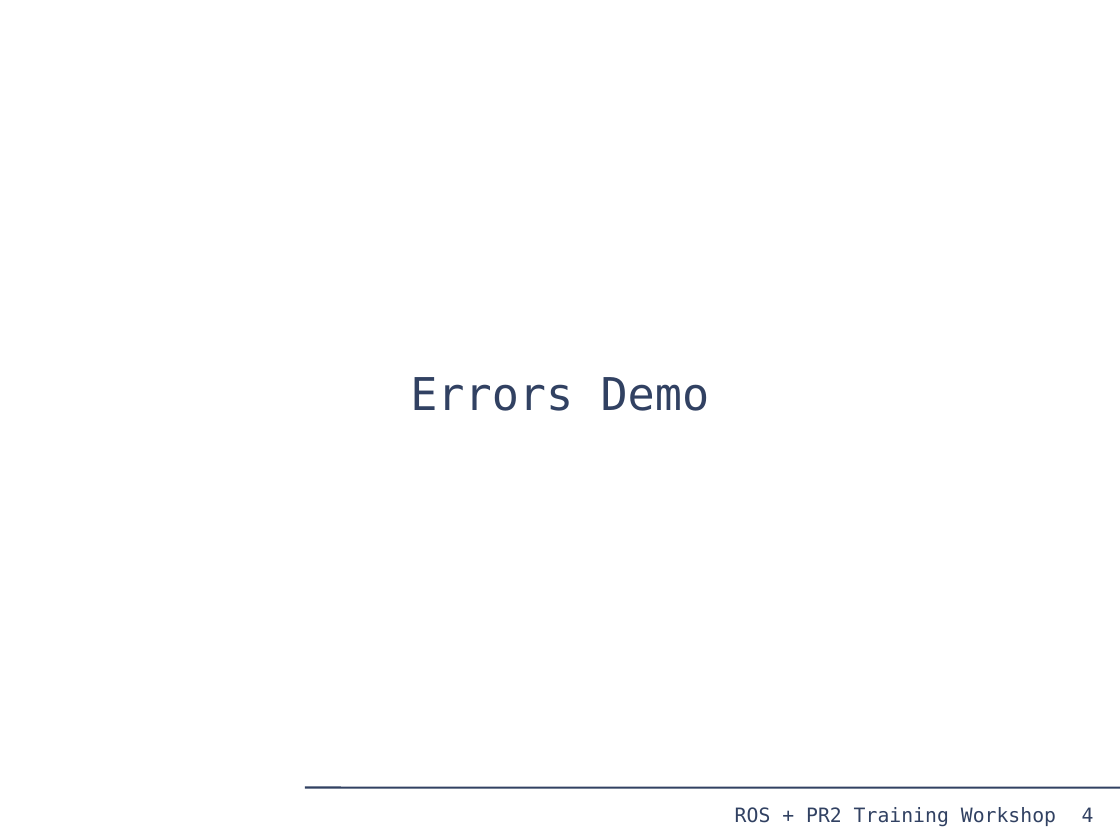
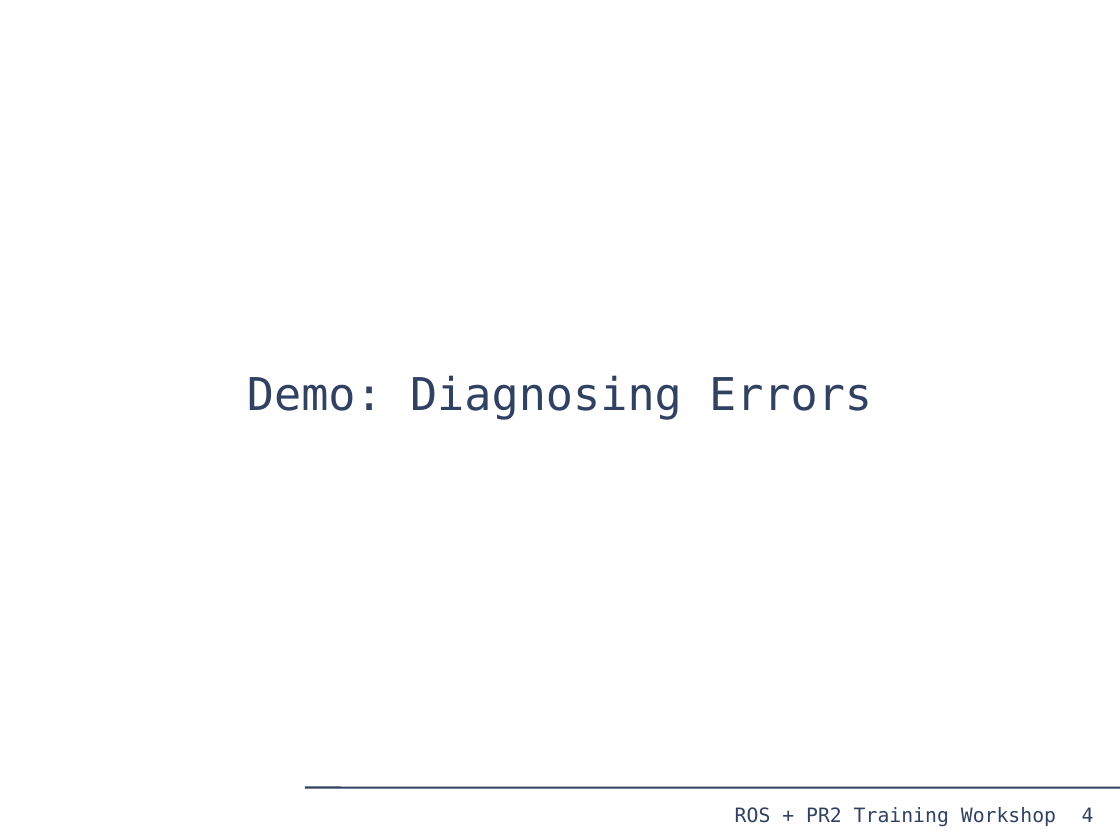
Before and after one commit to PR2/pr2_docs, a slide deck: slide 4 of pr2_training_workshop/rviz/rviz.odp. Drawn at 1120x840 pixels with LibreOffice and Linux fonts; fonts in the diff are those of the drawing. Boxes give left, top, right and bottom in pixels: in the first picture for what was removed or moved away, otherwise in the second. Text is boxed around its words. In the diff, an @@ line names an element or a change of style, - is before the commit and + after.

```diff
--- a/pr2_training_workshop/rviz/rviz.odp
+++ b/pr2_training_workshop/rviz/rviz.odp
@@ subtitle at (x1=247, y1=375, x2=872, y2=420): text changed @@
-Errors Demo
+Demo: Diagnosing Errors
```
Also in this commit, not shown: 4 other slides changed.
